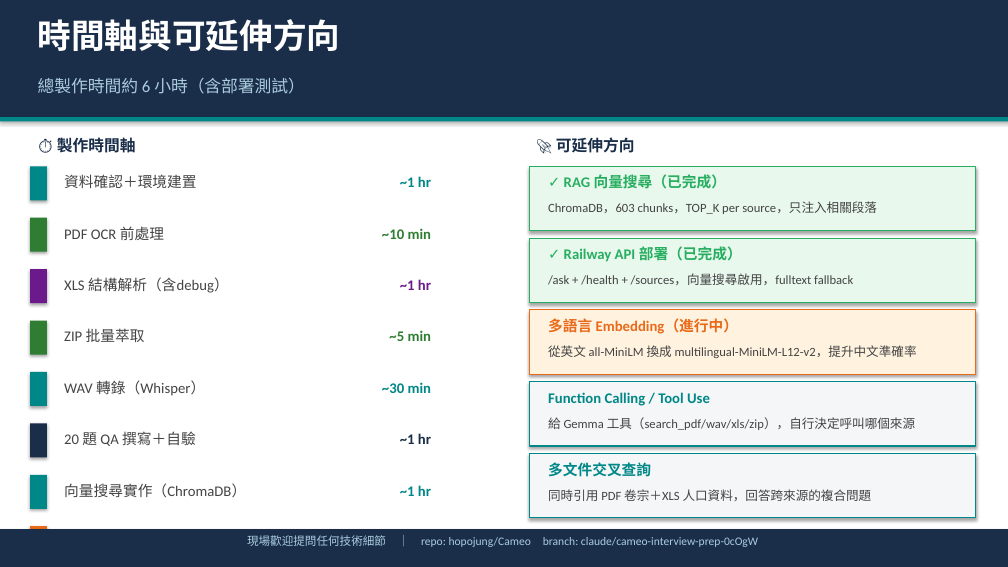
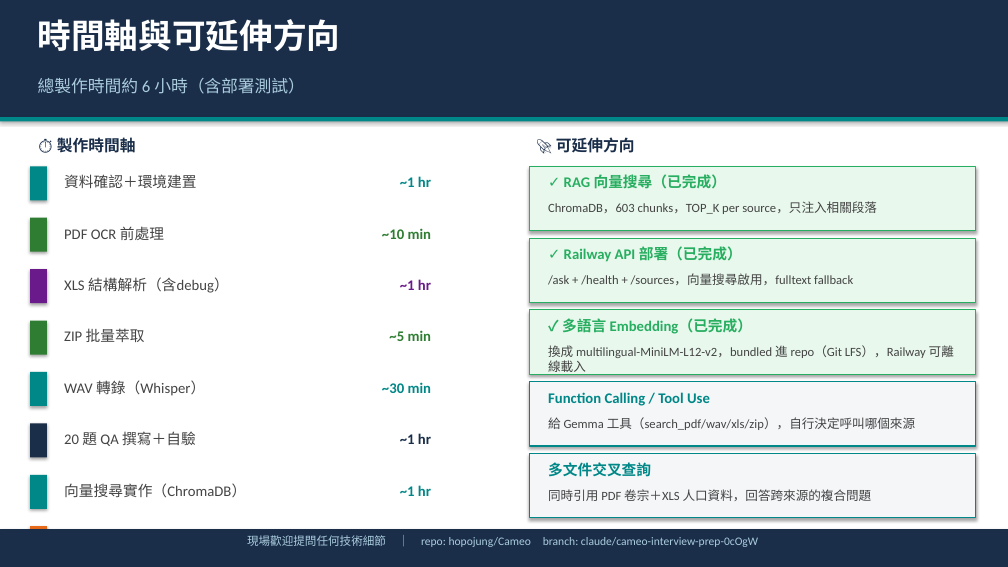
Before and after one commit to HoPoJung/Cameo, a slide deck: slide 5 of slides/報告_柏融.pptx. Drawn at 1008x567 pixels with LibreOffice and Linux fonts; fonts in the diff are those of the drawing. Boxes give left, top, right and bottom in pixels: in the first picture for what was removed or moved away, otherwise in the second. Text is boxed around its words. In the diff, an @@ line names an element or a change of style, - is before the commit and + after.

```diff
--- a/slides/報告_柏融.pptx
+++ b/slides/報告_柏融.pptx
@@ rectangle at box(529, 310, 975, 374): fill #FFF3E0 to #E8F8ED; outline #E86A1A 1 pt to #27AE60 1 pt @@
@@ text at box(562, 318, 752, 334): text changed; text colour #E86A1A to #27AE60 @@
-多語言 Embedding（進行中）
+✓ 多語言 Embedding（已完成）
@@ text at box(548, 345, 954, 375): text changed @@
-從英文 all-MiniLM 換成 multilingual-MiniLM-L12-v2，提升中文準確率
+換成 multilingual-MiniLM-L12-v2，bundled 進 repo（Git LFS），Railway 可離線載入
```
Also in this commit, not shown: 1 slide added, 2 other files.
